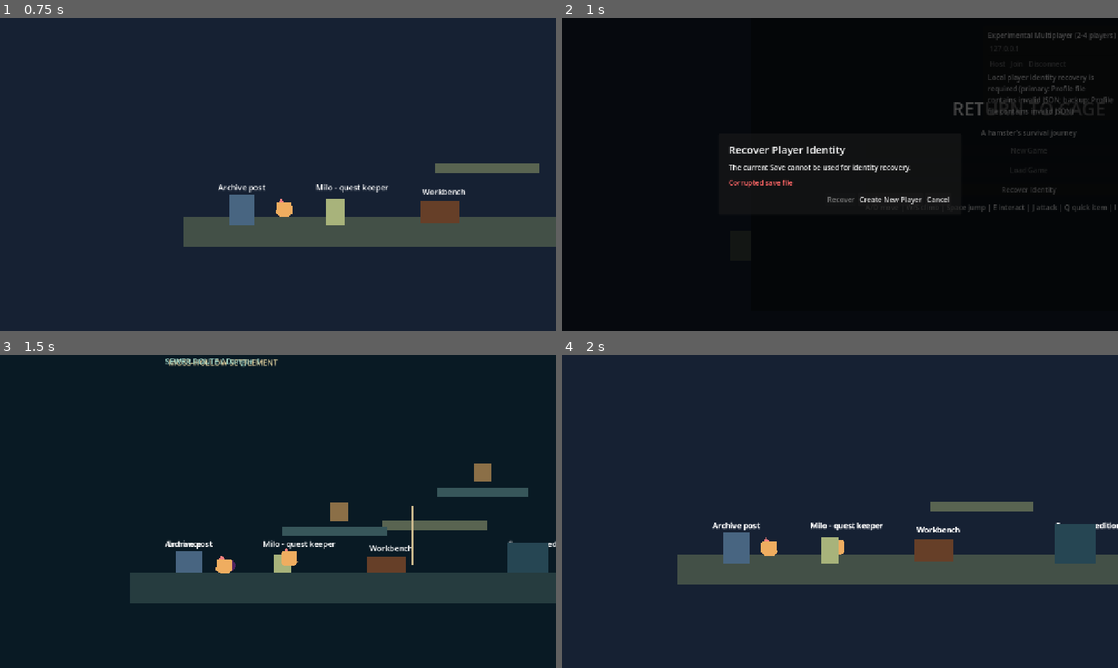
Above: before the commit, frames 1-4 (two rows, left to right).
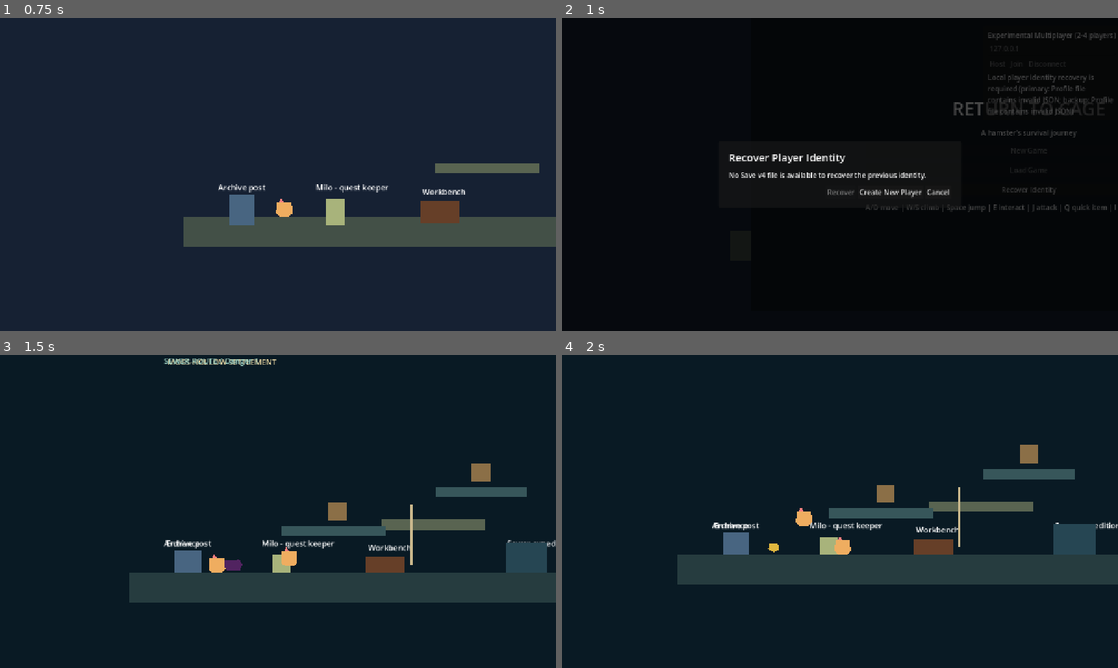
Above: after the commit, the same moments.

Repository: wolfy03/ReturnToCage
Game: Godot game, scene res://tests/test_runner.tscn
Two runs of this game, one before a commit and one after it. Both use one fixed random seed, a clock stepped at 60 frames per second and the inputs below. This scene is started directly instead of the project's main scene.
Inputs (mouse positions are in pixels of both pictures, inside the frame that each line leads up to):
- Up to frame 1 (0.75 s): move the mouse to (400, 158) at 0.52 s; hold D (move_right) from 0.53 s (still down); hold E (interact) from 0.53 s (still down); click (400, 158) at 0.67 s
- Up to frame 2 (1 s): keep holding D (move_right); keep holding E (interact); tap Space (jump) at 0.77 s
- Up to frame 3 (1.5 s): keep holding D (move_right); move the mouse to (166, 527) at 1.27 s; release E (interact) at 1.28 s; tap J (primary_attack) at 1.35 s; click (166, 527) at 1.42 s
- Up to frame 4 (2 s): keep holding D (move_right); tap Space (jump) at 1.52 s

Frame 1 is identical in both runs. In frame 2, 2.0% of the frame differs, in the area x 30-70%, y 40-60%; in frame 3, 1.7%; in frame 4, 9.8%, in the area x 20-100%, y 28-74%.
Error in both runs: Cannot call method 'get_parent' on a previously freed instance. (res://tests/stability_tests.gd:583)

Commit message:
Fix activation retry without identity selection

Diff:
--- a/core/app_root.gd
+++ b/core/app_root.gd
@@ -37,6 +37,7 @@
 	NetworkManager.server_disconnected.connect(_on_server_disconnected)
 	NetworkManager.multiplayer_session_ended.connect(_on_multiplayer_session_ended)
 	identity_dialog.recover_requested.connect(_recover_identity)
+	identity_dialog.activation_retry_requested.connect(_retry_identity_activation)
 	identity_dialog.create_new_requested.connect(_create_new_identity)
 	identity_dialog.canceled.connect(_cancel_identity_recovery)
 	var errors := ContentRegistry.validate_all()
@@ -77,9 +78,6 @@
 func _recover_identity(player_id: StringName) -> void:
 	if identity_gate_state != IdentityGateState.RECOVERY_DIALOG_OPEN:
 		return
-	if _activation_pending:
-		_complete_identity_activation()
-		return
 	identity_dialog.set_busy(true)
 	var result := SaveManager.recover_identity_from_save(player_id, _identity_recovery_save_path)
 	identity_dialog.set_busy(false)
@@ -87,6 +85,11 @@
 		identity_dialog.show_error(result.message)
 		return
 	_activation_pending = true
+	_complete_identity_activation()
+
+func _retry_identity_activation() -> void:
+	if identity_gate_state != IdentityGateState.RECOVERY_DIALOG_OPEN or not _activation_pending:
+		return
 	_complete_identity_activation()
 
 func _create_new_identity() -> void:
--- a/tests/unit/test_identity_recovery_gate.gd
+++ b/tests/unit/test_identity_recovery_gate.gd
@@ -6,6 +6,7 @@
 
 func run(t: Node) -> void:
 	var token := "%s_%s" % [Time.get_ticks_usec(), randi()]
+	await _test_dialog_action_modes(t)
 	await _test_resolved_and_failed_states(t, token)
 	await _test_unavailable_save_states(t, token)
 	await _test_single_candidate_cancel_and_recover(t, token)
@@ -14,7 +15,41 @@
 	await _test_recovery_failure_and_retry(t, token)
 	await _test_profile_commit_failure(t, token)
 	await _test_activation_retry(t, token)
-	_restore_environment(t)
+	await _test_create_new_activation_retry(t, token, false)
+	await _test_create_new_activation_retry(t, token, true)
+	_restore_environment(t)
+
+func _test_dialog_action_modes(t: Node) -> void:
+	var dialog := (load("res://ui/identity_recovery_dialog.tscn") as PackedScene).instantiate() as IdentityRecoveryDialog
+	t.add_child(dialog)
+	await t.get_tree().process_frame
+	var recovered: Array[StringName] = []
+	var retries := [0]
+	dialog.recover_requested.connect(func(player_id: StringName) -> void: recovered.append(player_id))
+	dialog.activation_retry_requested.connect(func() -> void: retries[0] += 1)
+	dialog.present_inspection({
+		"status": SaveManager.IdentityInspectionStatus.MULTIPLE_CANDIDATES,
+		"candidates": [PLAYER_A, PLAYER_B],
+	})
+	dialog.recover_button.pressed.emit()
+	t.assert_true(recovered.is_empty(), "normal recovery with no selection emits no candidate request")
+	dialog.select_candidate(0)
+	dialog.recover_button.pressed.emit()
+	t.assert_equal(recovered, [PLAYER_A], "normal recovery emits the explicitly selected candidate")
+	dialog.present_inspection({"status": SaveManager.IdentityInspectionStatus.SAVE_NOT_FOUND, "candidates": []})
+	t.assert_true(dialog.selected_player_id().is_empty(), "new inspection clears previous candidate selection")
+	dialog.set_activation_retry("activation pending")
+	dialog.recover_button.pressed.emit()
+	t.assert_equal(retries[0], 1, "activation retry emits independently of candidate selection")
+	dialog.set_busy(true)
+	t.assert_true(dialog.recover_button.disabled, "busy retry mode disables Retry Activation")
+	dialog.set_busy(false)
+	t.assert_true(not dialog.recover_button.disabled, "leaving busy state restores Retry Activation without a candidate")
+	dialog.recover_button.pressed.emit()
+	t.assert_equal(retries[0], 2, "activation retry signal remains repeatable")
+	t.assert_true(dialog.create_button.disabled and dialog.cancel_button.disabled, "retry mode disables Create New and Cancel")
+	dialog.queue_free()
+	await t.get_tree().process_frame
 
 func _test_resolved_and_failed_states(t: Node, token: String) -> void:
 	var valid_path := _profile_path(token, "valid")
@@ -242,10 +277,64 @@
 	t.assert_equal(GameSession.get_local_player_id(), old_local_id, "failed activation does not mutate GameSession identity")
 	t.assert_equal(app.identity_dialog.recover_button.text, "Retry Activation", "activation failure offers activation-only retry")
 	t.assert_equal(app.identity_gate_state, AppRoot.IdentityGateState.RECOVERY_DIALOG_OPEN, "activation failure does not unlock actions")
+	_assert_actions_disabled(t, app, "candidate activation retry")
+	var primary_after_commit := _read_text(profile_path)
+	var backup_after_commit := _read_text(profile_path + ".bak")
+	_write(save_path, "{Save changed after profile commit")
 	NetworkManager.state = NetworkManager.ConnectionState.OFFLINE
 	app.identity_dialog.recover_button.pressed.emit()
 	_assert_ready(t, app, "activation-only retry")
 	t.assert_equal(GameSession.get_local_player_id(), PLAYER_A, "activation retry completes without another candidate selection")
+	t.assert_equal(_read_text(profile_path), primary_after_commit, "candidate activation retry does not rewrite primary profile")
+	t.assert_equal(_read_text(profile_path + ".bak"), backup_after_commit, "candidate activation retry does not rewrite backup profile")
+	await _free_app(t, app)
+	_cleanup_save(save_path)
+	_cleanup_profile(profile_path)
+	_restore_environment(t)
+
+func _test_create_new_activation_retry(t: Node, token: String, invalid_save: bool) -> void:
+	var label := "create_retry_invalid" if invalid_save else "create_retry_missing"
+	var profile_path := _profile_path(token, label)
+	_install_recovery_profile(t, profile_path)
+	var save_path := _save_path(token, label)
+	_cleanup_save(save_path)
+	if invalid_save:
+		_write(save_path, "{invalid Save")
+	var app := await _spawn_app(t, save_path)
+	t.assert_true(app.identity_dialog.selected_player_id().is_empty(), "%s starts without a selected candidate" % label)
+	NetworkManager.state = NetworkManager.ConnectionState.CONNECTED
+	app.identity_dialog.create_button.pressed.emit()
+	app.identity_dialog.create_confirmation.confirmed.emit()
+	var created_id := NetworkManager.local_profile_player_id()
+	t.assert_true(LocalPlayerProfile.is_valid_player_id(created_id), "%s commits one explicit new identity before activation" % label)
+	t.assert_true(app.identity_dialog.selected_player_id().is_empty(), "%s retry remains candidate-independent" % label)
+	t.assert_equal(app.identity_dialog.recover_button.text, "Retry Activation", "%s enters activation retry mode" % label)
+	t.assert_true(not app.identity_dialog.recover_button.disabled, "%s enables Retry Activation with empty selection" % label)
+	t.assert_true(app.identity_dialog.create_button.disabled and app.identity_dialog.cancel_button.disabled, "%s prevents Create New and Cancel after persistence" % label)
+	_assert_actions_disabled(t, app, label)
+	var primary_after_commit := _read_text(profile_path)
+	var backup_after_commit := _read_text(profile_path + ".bak")
+
+	app.identity_dialog.set_busy(true)
+	t.assert_true(app.identity_dialog.recover_button.disabled, "%s busy retry is disabled" % label)
+	app.identity_dialog.set_busy(false)
+	t.assert_true(not app.identity_dialog.recover_button.disabled, "%s busy release restores retry without candidate" % label)
+	app.identity_dialog.recover_button.pressed.emit()
+	t.assert_equal(app.identity_gate_state, AppRoot.IdentityGateState.RECOVERY_DIALOG_OPEN, "%s repeated failed retry remains available" % label)
+	t.assert_equal(NetworkManager.local_profile_player_id(), created_id, "%s failed retry never generates another identity" % label)
+	t.assert_equal(_read_text(profile_path), primary_after_commit, "%s failed retry does not rewrite primary" % label)
+	t.assert_equal(_read_text(profile_path + ".bak"), backup_after_commit, "%s failed retry does not rewrite backup" % label)
+
+	NetworkManager.state = NetworkManager.ConnectionState.OFFLINE
+	app.identity_dialog.recover_button.pressed.emit()
+	_assert_ready(t, app, "%s successful retry" % label)
+	t.assert_equal(NetworkManager.local_profile_player_id(), created_id, "%s successful retry retains the one generated identity" % label)
+	t.assert_equal(GameSession.get_local_player_id(), created_id, "%s successful retry activates generated identity" % label)
+	t.assert_equal(GameSession.players.size(), 1, "%s leaves exactly one offline player" % label)
+	t.assert_equal(GameSession._player_vitals_callbacks.size(), 1, "%s leaves one vitals callback" % label)
+	t.assert_equal(GameSession._player_item_callbacks.size(), 1, "%s leaves one item callback" % label)
+	t.assert_equal(_read_text(profile_path), primary_after_commit, "%s successful retry does not recommit primary" % label)
+	t.assert_equal(_read_text(profile_path + ".bak"), backup_after_commit, "%s successful retry does not recommit backup" % label)
 	await _free_app(t, app)
 	_cleanup_save(save_path)
 	_cleanup_profile(profile_path)
--- a/ui/identity_recovery_dialog.gd
+++ b/ui/identity_recovery_dialog.gd
@@ -2,8 +2,14 @@
 extends CanvasLayer
 
 signal recover_requested(player_id: StringName)
+signal activation_retry_requested
 signal create_new_requested
 signal canceled
+
+enum ActionMode {
+	NORMAL_RECOVERY,
+	ACTIVATION_RETRY,
+}
 
 @onready var overlay: Control = %Overlay
 @onready var message_label: Label = %MessageLabel
@@ -17,6 +23,8 @@
 
 var _candidates: Array[StringName] = []
 var _selected_player_id: StringName = &""
+var _action_mode: ActionMode = ActionMode.NORMAL_RECOVERY
+var _busy: bool = false
 
 func _ready() -> void:
 	candidate_list.item_selected.connect(_on_candidate_selected)
@@ -29,12 +37,11 @@
 func present_inspection(result: Dictionary) -> void:
 	_candidates.clear()
 	_selected_player_id = &""
+	_action_mode = ActionMode.NORMAL_RECOVERY
+	_busy = false
 	candidate_list.clear()
 	error_label.visible = false
 	recover_button.text = "Recover"
-	recover_button.disabled = true
-	create_button.disabled = false
-	cancel_button.disabled = false
 	var status: int = int(result.get("status", SaveManager.IdentityInspectionStatus.INVALID_SAVE))
 	var saved_at := String(result.get("saved_at", ""))
 	saved_at_label.text = "Saved: %s" % saved_at if not saved_at.is_empty() else ""
@@ -61,6 +68,7 @@
 			var backend_error := String(result.get("error", ""))
 			if not backend_error.is_empty():
 				show_error(backend_error)
+	_refresh_action_buttons()
 	overlay.visible = true
 
 func close_dialog() -> void:
@@ -88,25 +96,27 @@
 	error_label.visible = not message.is_empty()
 
 func set_busy(busy: bool) -> void:
-	candidate_list.mouse_filter = Control.MOUSE_FILTER_IGNORE if busy else Control.MOUSE_FILTER_STOP
-	recover_button.disabled = busy or _selected_player_id.is_empty()
-	create_button.disabled = busy
-	cancel_button.disabled = busy
+	_busy = busy
+	_refresh_action_buttons()
 
 func set_activation_retry(message: String) -> void:
+	_action_mode = ActionMode.ACTIVATION_RETRY
+	_busy = false
 	show_error(message)
 	recover_button.text = "Retry Activation"
-	recover_button.disabled = false
-	create_button.disabled = true
+	_refresh_action_buttons()
 
 func _on_candidate_selected(index: int) -> void:
 	_select_candidate(index)
 
 func _select_candidate(index: int) -> void:
 	_selected_player_id = _candidates[index] if index >= 0 and index < _candidates.size() else &""
-	recover_button.disabled = _selected_player_id.is_empty()
+	_refresh_action_buttons()
 
 func _on_recover_pressed() -> void:
+	if _action_mode == ActionMode.ACTIVATION_RETRY:
+		activation_retry_requested.emit()
+		return
 	if not _selected_player_id.is_empty():
 		recover_requested.emit(_selected_player_id)
 
@@ -114,6 +124,13 @@
 	create_confirmation.dialog_text = "Create a new identity? Existing Save player records will not be linked automatically."
 	create_confirmation.popup_centered(Vector2i(520, 180))
 
+func _refresh_action_buttons() -> void:
+	candidate_list.mouse_filter = Control.MOUSE_FILTER_IGNORE if _busy else Control.MOUSE_FILTER_STOP
+	var retry_mode := _action_mode == ActionMode.ACTIVATION_RETRY
+	recover_button.disabled = _busy or (not retry_mode and _selected_player_id.is_empty())
+	create_button.disabled = _busy or retry_mode
+	cancel_button.disabled = _busy or retry_mode
+
 static func _candidate_label(player_id: StringName) -> String:
 	var value := String(player_id)
 	var suffix := value.right(12)
Not shown, changed: docs/save_format.md
